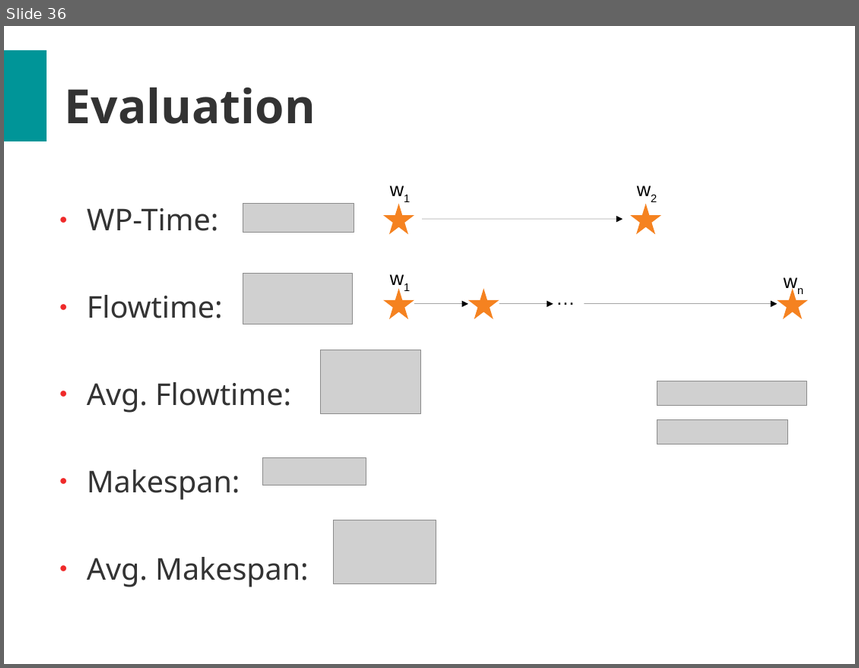
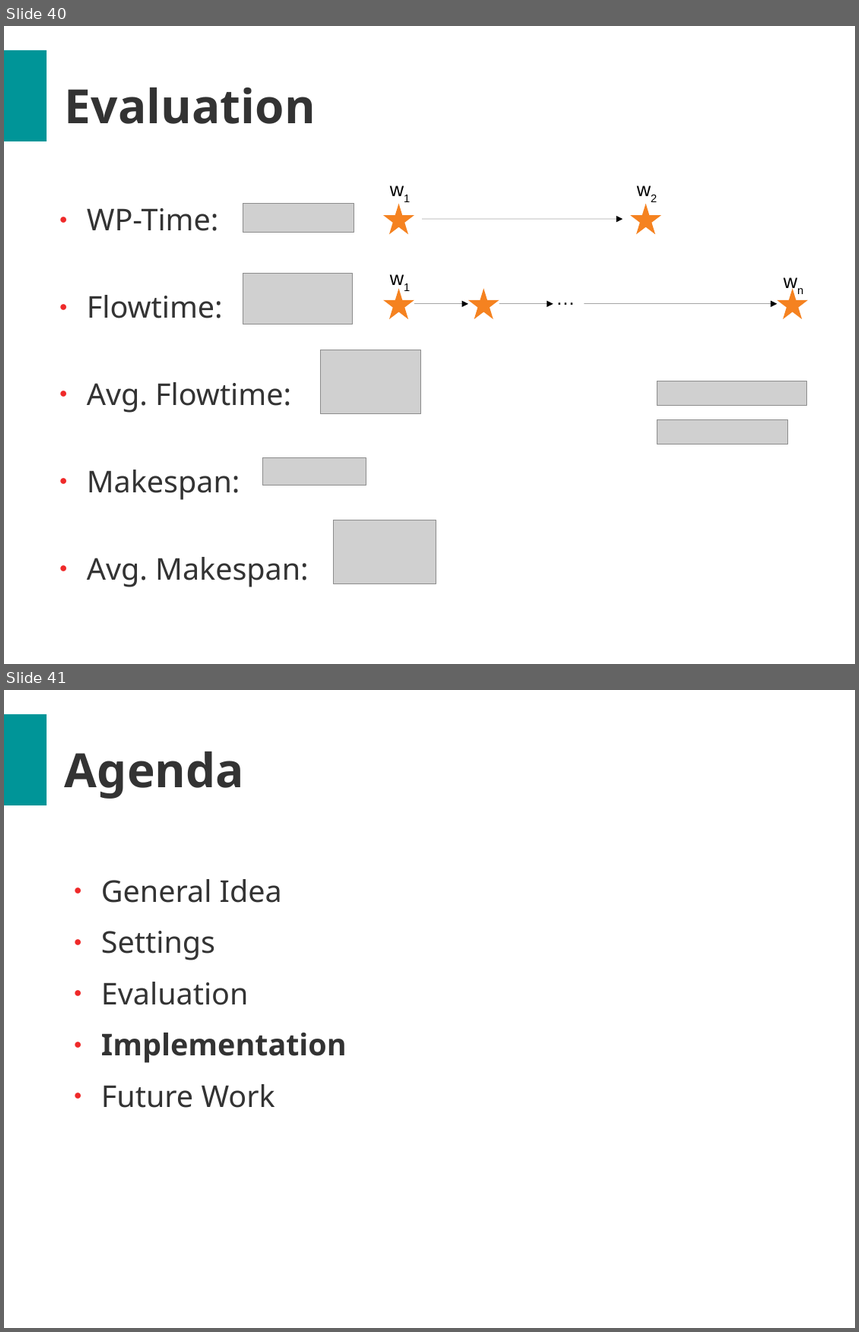
Before and after one commit to ovgu-FINken/multi_robot_path_planning, a slide deck: benchmark/res/slides/presentation.odp. Shown one above the other, each under a label of ours: slide 36 before the commit, slides 40 and 41 after it. The pictures are 859x668 and 859x1332 pixels, drawn with LibreOffice and Linux fonts; fonts in the diff are those of the drawing; grey boxes stand for pictures. Boxes give left, top, right and bottom in pixels: in the first picture for what was removed or moved away, otherwise in the second. Text is boxed around its words. In the diff, an @@ line names an element or a change of style, - is before the commit and + after.

```diff
--- a/benchmark/res/slides/presentation.odp
+++ b/benchmark/res/slides/presentation.odp
@@ slide 41 added at (x1=4, y1=690, x2=855, y2=1328), background #FFFFFF; not listed: 1 template element that a slide beside it also shows @@
@@ title added at (x1=65, y1=752, x2=244, y2=799), 44 pt, text #333333, bold @@
+Agenda
@@ text added at (x1=101, y1=879, x2=347, y2=1108), 28 pt, text #333333 @@
+● General Idea
+● Settings
+● Evaluation
+● Implementation
+● Future Work
@@ what was slide 36 is now slide 40 @@
```
Also in this commit, not shown: 10 slides changed, 8 other slides added, 3 slides removed, 2 other files.
